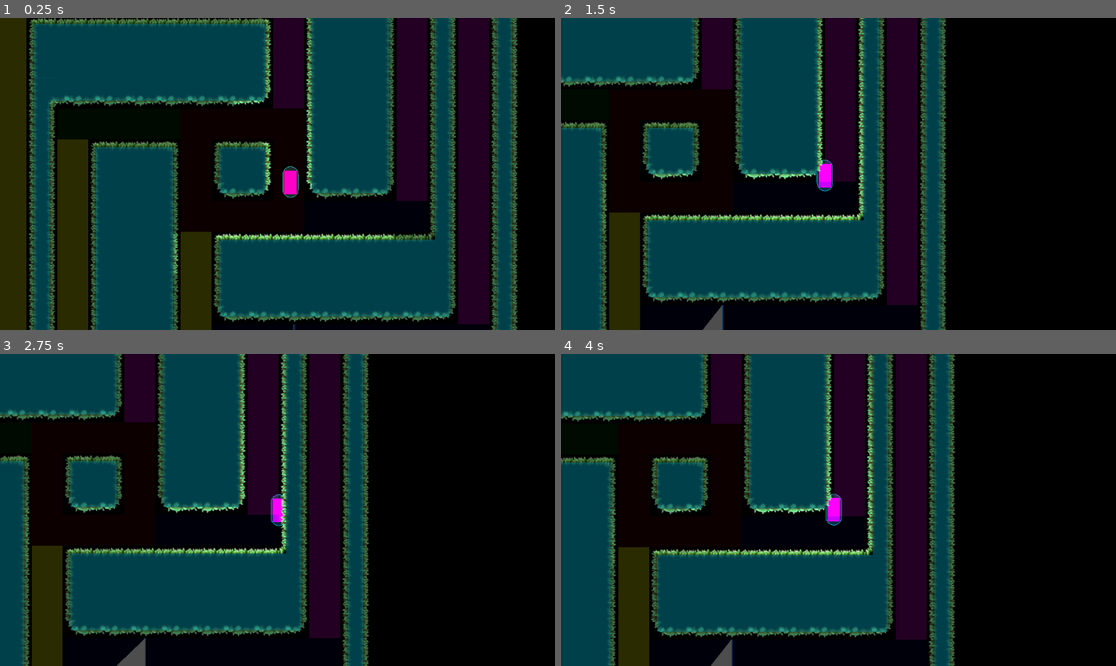
Above: before the commit, frames 1-4 (two rows, left to right).
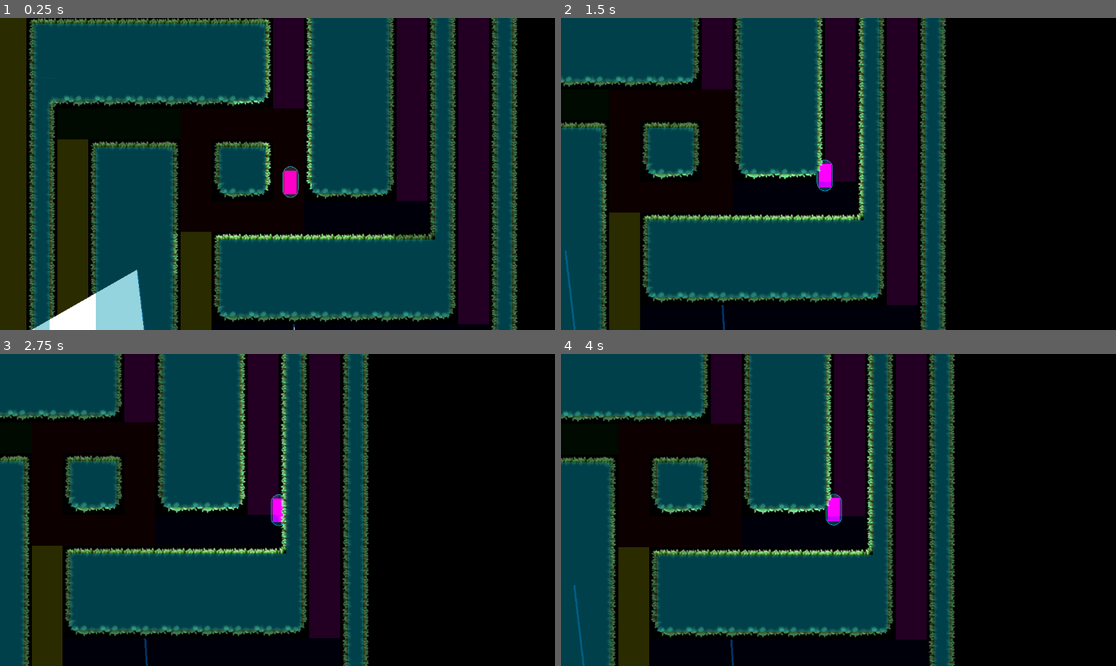
Above: after the commit, the same moments.

Repository: kit-solent/refrigerate
Game: Godot game, scene res://core/ingame.tscn
Same seed, same stepped clock (60 frames per second), same inputs: the game is played once before the commit and once after it.
Inputs:
- Up to frame 1 (0.25 s): no input
- Up to frame 2 (1.5 s): hold Right (player right) 0.53-1.28 s; tap Up (player jump) at 0.77 s; hold Left (player left) from 1.28 s (still down)
- Up to frame 3 (2.75 s): tap Up (player jump) at 1.52 s; release Left (player left) at 2.03 s; hold Right (player right) from 2.03 s (still down)
- Up to frame 4 (4 s): tap Up (player jump) at 3.02, 3.77 s; release Right (player right) at 3.53 s; hold Left (player left) from 3.53 s (still down)

The runs differ from the first frame. In frame 1, 2.0% of the frame differs, in the area x 5-54%, y 80-100%; in frame 2, 0.2%; in frame 3, 0.3%; in frame 4, 0.3%.

Commit message:
SaveBot commit at 2024-11-14 10:56:13

Diff:
--- a/core/tools.gd
+++ b/core/tools.gd
@@ -1,8 +1,26 @@
 class_name Tools extends Node
 
+func line_bounds(line:PackedVector2Array):
+	"""
+	Returns the smallest Rect2 that contains all points in `line`.
+	This is the bounding box of `line`. If line is empty then return
+	a zero size rect at the origin.
+	"""
+	if len(line)==0:
+		return Rect2(Vector2.ZERO, Vector2.ZERO)
+
+	# create a Rect2 centered on the first point in line with zero size
+	var rect = Rect2(line[0], Vector2.ZERO)
+
+	# expand the rect to include every point in the line.
+	for i in line.slice(1):
+		rect = rect.expand(i)
+
+	return rect
+
 func to_local_rect(node:CanvasItem, rect:Rect2):
 	"""
-	An implimentation of the to_local method for Rect2's. `node` is the node who's
+	An implimentation of the to_local method for `Rect2`s. `node` is the node who's
 	coordinate space will be used for the transformation.
 	"""
 	return Rect2(node.to_local(rect.position), rect.size)
@@ -232,6 +250,7 @@
 	Casts a line from target in the direction of cast_point and returns the point where it intersects with bounds.
 	target must be within bounds.
 	"""
+	# TODO: Consider using similar triangles to write a better implimentation.
 	if not has_point(bounds, target):
 		printerr("Invalid arguments to get_cast_point, `target` must be inside the given bounds.")
 		return ERR_INVALID_PARAMETER
@@ -396,7 +415,7 @@
 	for i in cast_points:
 		if i[1] != edge:
 			# if the edges are not the same then add the corner points.
-			polygon += find_corner(edge, i[1], prev_point, i[0], target, bounds)
+			polygon += find_corners(prev_point, i[0], target, bounds)
 
 		polygon.append(i[0])
 
@@ -412,40 +431,42 @@
 		polygons.append(cast_polygon(target, i, bounds))
 	return polygons
 
-func find_corner(edge1:Vector2, edge2:Vector2, point1: Vector2, point2: Vector2, target:Vector2, bounds:Rect2):
-	# left up right down
-	var corners = {
-		Vector2.UP + Vector2.LEFT: PackedVector2Array([bounds.position]),
-		Vector2.UP + Vector2.RIGHT: PackedVector2Array([bounds.position + Vector2.RIGHT * bounds.size.x]),
-		Vector2.DOWN + Vector2.RIGHT: PackedVector2Array([bounds.end]),
-		Vector2.DOWN + Vector2.LEFT: PackedVector2Array([bounds.position + Vector2.DOWN * bounds.size.y])
-	}
-
-	var sorted = [edge1, edge2]
-	sorted.sort()
-
-	if edge1 + edge2 in corners:
-		return corners[edge1 + edge2]
-	elif sorted == [Vector2.UP, Vector2.DOWN]:
-		# TODO BUG: This check means that some cases where the target is above a point of a portal that
-		# is above them without being through the portal. This happens when the portal is on an angle.
-		# a better method would work out which side of the line the target is on and use that.
-		if target.x < point1.x and target.x < point2.x:
-			# if the target is to the left of the points then return the right corners
-			return corners[Vector2.RIGHT + Vector2.DOWN] + corners[Vector2.RIGHT + Vector2.UP]
-		else:
-			# otherwise return the left corners
-			return corners[Vector2.LEFT + Vector2.DOWN] + corners[Vector2.LEFT + Vector2.UP]
-	elif sorted == [Vector2.LEFT, Vector2.RIGHT]:
-		if target.y > point1.y and target.y > point2.y:
-			# if the target is below the points then return the upper corners
-			return corners[Vector2.LEFT + Vector2.UP] + corners[Vector2.RIGHT + Vector2.UP]
-		else:
-			# otherwise return the lower
-			return corners[Vector2.LEFT + Vector2.DOWN] + corners[Vector2.RIGHT + Vector2.DOWN]
-	else:
-		printerr("Failed to find a corner for the given edges.")
-		return ERR_INVALID_PARAMETER
+func find_corners(point1: Vector2, point2: Vector2, target:Vector2, bounds:Rect2):
+	"""
+	Find the appropriate corner coordinates based on the given edges, points, target, and bounds.
+	This uses the target point to work out which direction the polygon is being cast and from there
+	which corner points need to be included.
+	"""
+	var bounds_tl = bounds.position
+	var bounds_tr = bounds.position + Vector2.RIGHT * bounds.size.x
+	var bounds_bl = bounds.position + Vector2.DOWN  * bounds.size.y
+	var bounds_br = bounds.end
+
+	var angle_tl = target.angle_to_point(bounds_tl)
+	var angle_tr = target.angle_to_point(bounds_tr)
+	var angle_bl = target.angle_to_point(bounds_bl)
+	var angle_br = target.angle_to_point(bounds_br)
+
+	var angle_a = target.angle_to_point(point1)
+	var angle_b = target.angle_to_point(point2)
+
+	var corners = PackedVector2Array()
+	if is_between(angle_tl, angle_a, angle_b):
+		corners.append(bounds_tl)
+
+	if is_between(angle_tr, angle_a, angle_b):
+		corners.append(bounds_tr)
+
+	if is_between(angle_bl, angle_a, angle_b):
+		corners.append(bounds_bl)
+
+	if is_between(angle_br, angle_a, angle_b):
+		corners.append(bounds_br)
+
+	if Input.is_action_just_pressed("debug key"):
+		print(corners)
+
+	return corners
 
 func transform_array(array:PackedVector2Array, transform:Vector2):
 	"""
@@ -456,3 +477,5 @@
 		new.append(i + transform)
 
 	return new
+
+# 184
--- a/levels/level1.tscn
+++ b/levels/level1.tscn
@@ -5,10 +5,10 @@
 
 [node name="level1" instance=ExtResource("1_japuw")]
 
-[node name="portal" parent="." index="0" node_paths=PackedStringArray("pair") instance=ExtResource("2_eug51")]
+[node name="portal" parent="." index="0" instance=ExtResource("2_eug51")]
 position = Vector2(107, 352)
-pair = NodePath("../portal2")
 
-[node name="portal2" parent="." index="1" node_paths=PackedStringArray("pair") instance=ExtResource("2_eug51")]
-position = Vector2(-176, 480)
-pair = NodePath("../portal")
+[node name="line" parent="portal" index="0"]
+points = PackedVector2Array(0, -32, 6, 64, -303, 53, -326, -145)
+
+[editable path="portal"]
--- a/portals/portal.gd
+++ b/portals/portal.gd
@@ -3,10 +3,13 @@
 @export var pair:Portal
 
 @onready var target:Node = Core.main.get_player()
-@onready var texture:ViewportTexture = pair.get_node("sub_viewport").get_texture()
 
 func _ready():
-	pair.get_node("camera").custom_viewport = $sub_viewport
+	if pair:
+		pair.get_node("camera").custom_viewport = $sub_viewport
+
+	# find the bounding rectangle of the line, expand it for error margin, and assign it to the on screen notifyer.
+	$on_screen_notifier.rect = Core.tools.line_bounds($line.points).grow(64)
 
 func _process(_delta: float):
 	# the portal is only drawn if on the local screen. This works with multiplayer, only showing the portal to those who can see it.
@@ -23,7 +26,6 @@
 	var polygons = Core.tools.cast_polygons(to_local(target.global_position), $line.points, get_local_bounds())
 	for i in polygons:
 		var new = Polygon2D.new()
-		new.texture = texture
 		new.polygon = i
 		$view.add_child(new)
 
Not shown, added: portals/porCCE6.tmp
